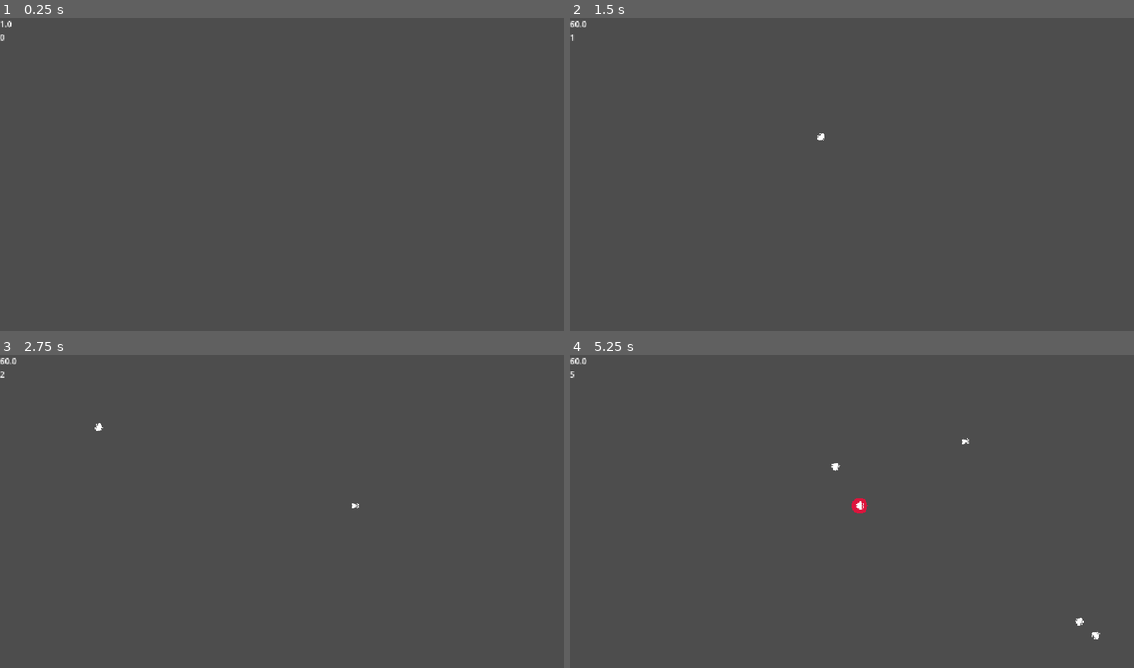
Above: before the commit, frames 1-4 (two rows, left to right).
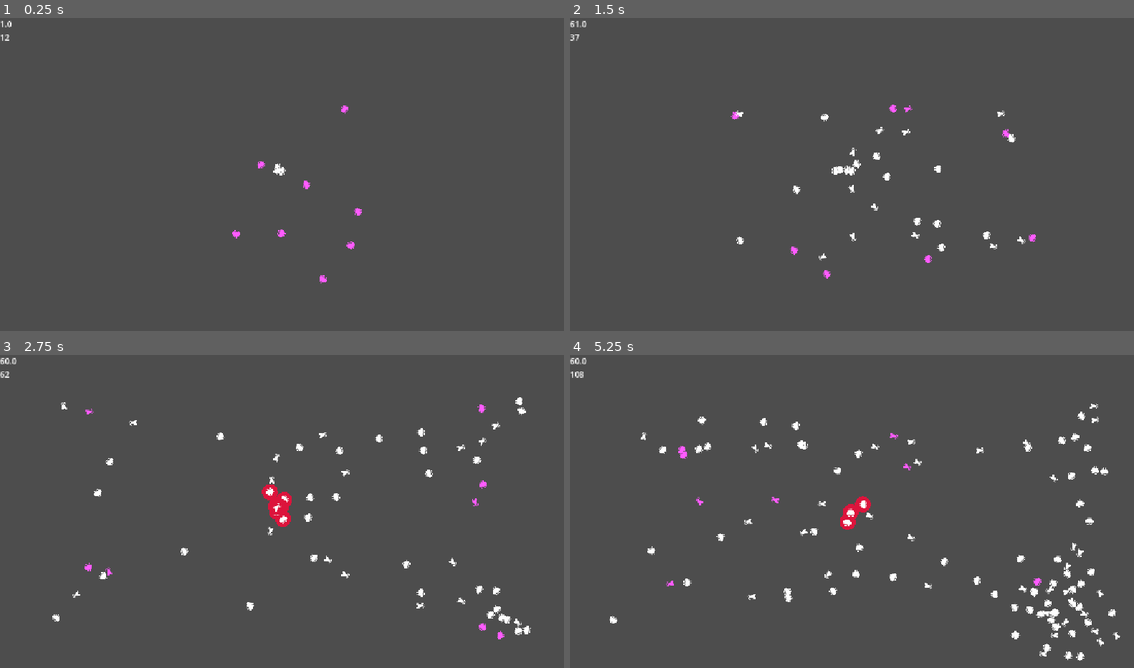
Above: after the commit, the same moments.

Repository: KassieKitsune/brackeys-2026.2
Game: Godot game, scene res://game_root.tscn
The game is run twice, just before and just after one commit, with the same random seed, the same clock (stepped at 60 frames per second) and the same inputs. The engine's default icon, where the game draws it, is replaced by a stand-in: a white triangle on a blue panel in a dark square.
Inputs (mouse positions are in pixels of both pictures, inside the frame that each line leads up to):
- Up to frame 1 (0.25 s): no input
- Up to frame 2 (1.5 s): tap Enter (ui_accept) at 0.5, 0.77 s; move the mouse to (981, 161) at 0.52 s; click (981, 161) at 0.67 s; drag from (840, 158) to (829, 243) at 1.27 s
- Up to frame 3 (2.75 s): move the mouse to (276, 508) at 2.02 s; click (276, 508) at 2.17 s
- Up to frame 4 (5.25 s): drag from (829, 580) to (671, 426) at 2.77 s; drag from (885, 520) to (626, 401) at 3.52 s; drag from (857, 498) to (637, 395) at 4.27 s; move the mouse to (846, 508) at 5.02 s; click (846, 508) at 5.17 s

The runs differ from the first frame. In frame 1, 0.3% of the frame differs, in the area x 0-65%, y 5-85%; in frame 2, 0.9%; in frame 3, 1.7%; in frame 4, 2.6%, in the area x 0-98%, y 5-98%.

Commit message:
mouse-biased boids implemented as a class

Diff:
--- a/Boids/Scripts/area_2d_boid.gd
+++ b/Boids/Scripts/area_2d_boid.gd
@@ -28,10 +28,11 @@
 var bias_to : Vector2 # BiasDirection
 var bias : float  # Strength of Bias
 
+var sep_dir : Vector2
+
 var max_speed : float
 var accelleration : float
 var turning_radius : float
-
 var process_frame : int
 
 signal selected
@@ -67,11 +68,11 @@
 	if flock.size() > 0 :
 		target_direction += global_position.direction_to(flock_center)*coherence
 		target_direction += flock_direction*alignment
+	target_direction += bias_to*bias
 	if touching.size() > 0 :
 		for separation_direction in get_touch_directions():
 			target_direction -= separation_direction*separation*PI
 			#target_direction -= global_position.direction_to(touch_center)*separation
-	target_direction += bias_to*bias
 
 	direction = direction.move_toward(target_direction,delta*10)
 	#direction = target_direction
--- a/Boids/Scripts/boid_mutation.gd
+++ b/Boids/Scripts/boid_mutation.gd
@@ -7,6 +7,9 @@
 @export var separation : float = 0.2
 @export var alignment : float = 1
 
+@export var vision_radius : float = 180
+@export var protected_radius : float = 30
+
 @export var bias_to : Vector2 = Vector2.ZERO # BiasDirection
 @export var bias : float = 0 # Strength of Bias
 
--- a/Boids/area_2d_boid.tscn
+++ b/Boids/area_2d_boid.tscn
@@ -34,7 +34,7 @@
 radius = 30.0
 
 [sub_resource type="CircleShape2D" id="CircleShape2D_vhmak"]
-radius = 180.0
+radius = 60.0
 
 [sub_resource type="CircleShape2D" id="CircleShape2D_fesfm"]
 
--- /dev/null
+++ b/Boids/area_2d_boid_mouse_follower.gd
@@ -0,0 +1,8 @@
+extends AreaBoid
+
+# Called every frame. 'delta' is the elapsed time since the previous frame.
+func _process(delta: float) -> void:
+	bias_to = global_position.direction_to(get_global_mouse_position())
+	bias = global_position.distance_to(get_global_mouse_position())/180
+	super(delta)
+	pass
--- a/DomainExpansion/Classes/Spawner.gd
+++ b/DomainExpansion/Classes/Spawner.gd
@@ -8,6 +8,7 @@
 @export var on : Node
 
 var pool:Array[Node] = []
+
 
 func _ready() -> void:
 	if on == null:
--- a/game_root.tscn
+++ b/game_root.tscn
@@ -7,10 +7,18 @@
 [ext_resource type="Script" uid="uid://bybpqbacpjdue" path="res://Debug/fps.gd" id="3_bxsma"]
 [ext_resource type="Script" uid="uid://c8vys066lbq1q" path="res://magnifier.gd" id="4_0o8ui"]
 [ext_resource type="Texture2D" uid="uid://8y71bsglk0sx" path="res://icon.svg" id="4_8gxew"]
+[ext_resource type="Script" uid="uid://ckkksqxri0rhj" path="res://Boids/area_2d_boid_mouse_follower.gd" id="4_aiwur"]
 [ext_resource type="Shader" uid="uid://5a8cp38haq1q" path="res://Magnify.gdshader" id="4_ledqy"]
+[ext_resource type="Script" uid="uid://v14wegtdixei" path="res://Boids/Scripts/boid_mutation.gd" id="5_krhou"]
 [ext_resource type="Script" uid="uid://cp2d14xj78lvn" path="res://Debug/boid_counter.gd" id="9_6t5o2"]
 
 [sub_resource type="WorldBoundaryShape2D" id="WorldBoundaryShape2D_xf5qd"]
+
+[sub_resource type="Resource" id="Resource_8tlgu"]
+script = ExtResource("5_krhou")
+color = Color(1, 0.35686275, 1, 1)
+bias = 10.0
+metadata/_custom_type_script = "uid://v14wegtdixei"
 
 [sub_resource type="ShaderMaterial" id="ShaderMaterial_8gxew"]
 shader = ExtResource("4_ledqy")
@@ -50,15 +58,58 @@
 
 [node name="EntityRoot" type="Node2D" parent="WorldRoot" unique_id=311291300]
 
-[node name="Timer" type="Timer" parent="WorldRoot/EntityRoot" unique_id=1103729023]
-autostart = true
+[node name="Area2DBoid" parent="WorldRoot/EntityRoot" unique_id=2089736880 instance=ExtResource("2_lkrbl")]
+position = Vector2(641, 330)
+script = ExtResource("4_aiwur")
+characteristics = SubResource("Resource_8tlgu")
 
-[node name="ObjectSpawner" type="Node2D" parent="WorldRoot/EntityRoot" unique_id=2002114720 node_paths=PackedStringArray("on")]
+[node name="Area2DBoid2" parent="WorldRoot/EntityRoot" unique_id=1222629734 instance=ExtResource("2_lkrbl")]
+position = Vector2(510, 273)
+script = ExtResource("4_aiwur")
+characteristics = SubResource("Resource_8tlgu")
+
+[node name="Area2DBoid3" parent="WorldRoot/EntityRoot" unique_id=1965154284 instance=ExtResource("2_lkrbl")]
+position = Vector2(471, 460)
+script = ExtResource("4_aiwur")
+characteristics = SubResource("Resource_8tlgu")
+
+[node name="Area2DBoid4" parent="WorldRoot/EntityRoot" unique_id=1205257771 instance=ExtResource("2_lkrbl")]
+position = Vector2(631, 542)
+script = ExtResource("4_aiwur")
+characteristics = SubResource("Resource_8tlgu")
+
+[node name="Area2DBoid5" parent="WorldRoot/EntityRoot" unique_id=406354203 instance=ExtResource("2_lkrbl")]
+position = Vector2(744, 382)
+script = ExtResource("4_aiwur")
+characteristics = SubResource("Resource_8tlgu")
+
+[node name="Area2DBoid6" parent="WorldRoot/EntityRoot" unique_id=513083308 instance=ExtResource("2_lkrbl")]
+position = Vector2(676, 166)
+script = ExtResource("4_aiwur")
+characteristics = SubResource("Resource_8tlgu")
+
+[node name="Area2DBoid7" parent="WorldRoot/EntityRoot" unique_id=918054932 instance=ExtResource("2_lkrbl")]
+position = Vector2(590, 441)
+script = ExtResource("4_aiwur")
+characteristics = SubResource("Resource_8tlgu")
+
+[node name="Area2DBoid8" parent="WorldRoot/EntityRoot" unique_id=160860229 instance=ExtResource("2_lkrbl")]
+position = Vector2(713, 482)
+script = ExtResource("4_aiwur")
+characteristics = SubResource("Resource_8tlgu")
+
+[node name="BoidManager" type="Node2D" parent="WorldRoot/EntityRoot" unique_id=2002114720 node_paths=PackedStringArray("on")]
 position = Vector2(557, 306)
 script = ExtResource("2_wd1uf")
 scene = ExtResource("2_lkrbl")
+use_pooling = true
+pool_size = 100
 on = NodePath("..")
 metadata/_custom_type_script = "uid://deimna64qrjwd"
+
+[node name="Timer" type="Timer" parent="WorldRoot/EntityRoot/BoidManager" unique_id=1103729023]
+wait_time = 0.05
+autostart = true
 
 [node name="EffectRoot" type="Node2D" parent="WorldRoot" unique_id=155809367]
 
@@ -125,6 +176,6 @@
 layout_mode = 2
 script = ExtResource("9_6t5o2")
 
-[connection signal="timeout" from="WorldRoot/EntityRoot/Timer" to="WorldRoot/EntityRoot/ObjectSpawner" method="_on_timer_timeout"]
+[connection signal="timeout" from="WorldRoot/EntityRoot/BoidManager/Timer" to="WorldRoot/EntityRoot/BoidManager" method="_on_timer_timeout"]
 
 [editable path="TransitionLayer/TransitionRoot"]
--- a/object_spawner.gd
+++ b/object_spawner.gd
@@ -1,15 +1,5 @@
 extends ObjectSpawner
-
-
-# Called when the node enters the scene tree for the first time.
-func _ready() -> void:
-	pass # Replace with function body.
-
-
-# Called every frame. 'delta' is the elapsed time since the previous frame.
-func _process(delta: float) -> void:
-	pass
-
+class_name BoidManager
 
 func _on_timer_timeout() -> void:
 	spawn()
Not shown, added: Boids/area_2d_boid_mouse_follower.gd.uid
